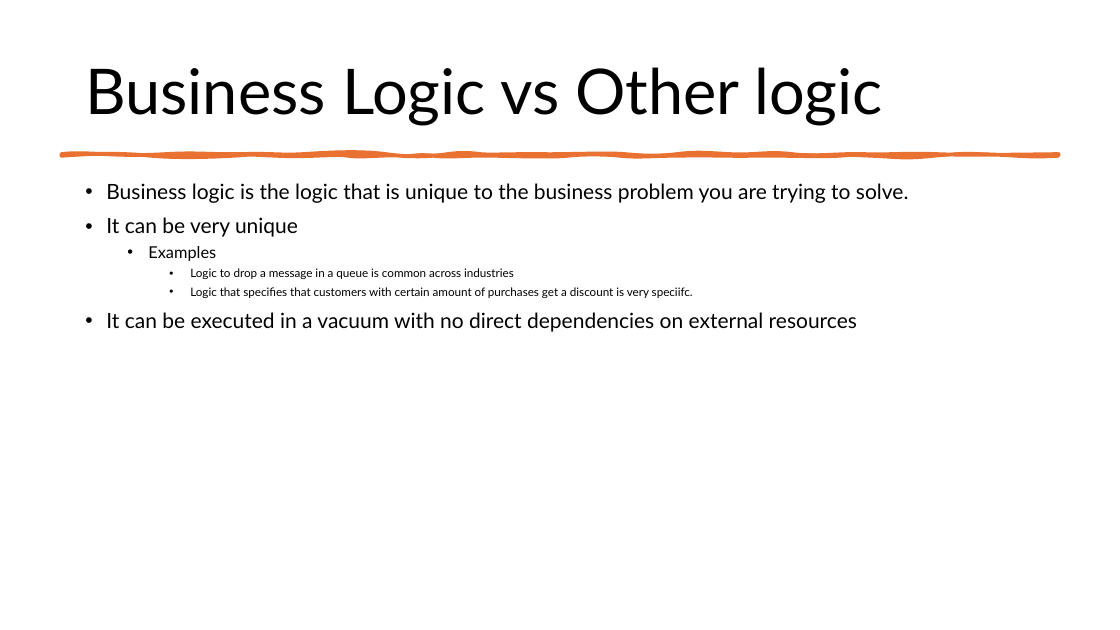
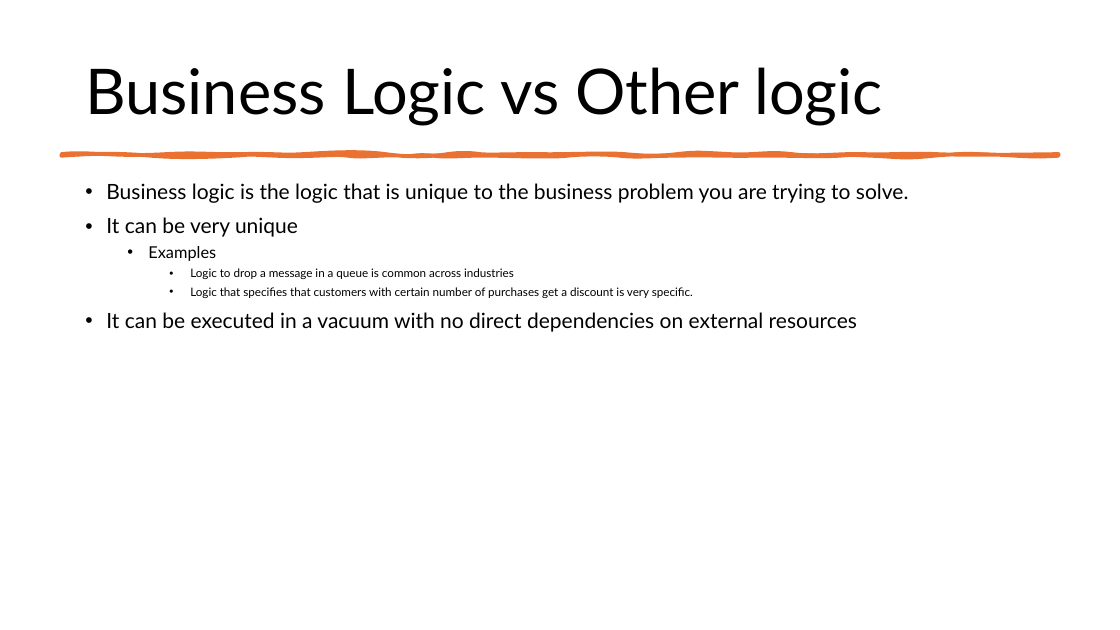
Before and after one commit to TheJuanitoLearnsShow/PuppyDataMapper, a slide deck: slide 6 of src-powerfx/slides/PowerFX embedding session.pptx. Drawn at 1120x630 pixels with LibreOffice and Linux fonts; fonts in the diff are those of the drawing. Boxes give left, top, right and bottom in pixels: in the first picture for what was removed or moved away, otherwise in the second. Text is boxed around its words. In the diff, an @@ line names an element or a change of style, - is before the commit and + after.

```diff
--- a/src-powerfx/slides/PowerFX embedding session.pptx
+++ b/src-powerfx/slides/PowerFX embedding session.pptx
@@ text at [190,287,693,298]: text changed @@
-    • Logic that specifies that customers with certain amount of purchases get a discount is very speciifc.
+    • Logic that specifies that customers with certain number of purchases get a discount is very specific.
```
Also in this commit, not shown: 1 other slide changed, 1 slide added.
